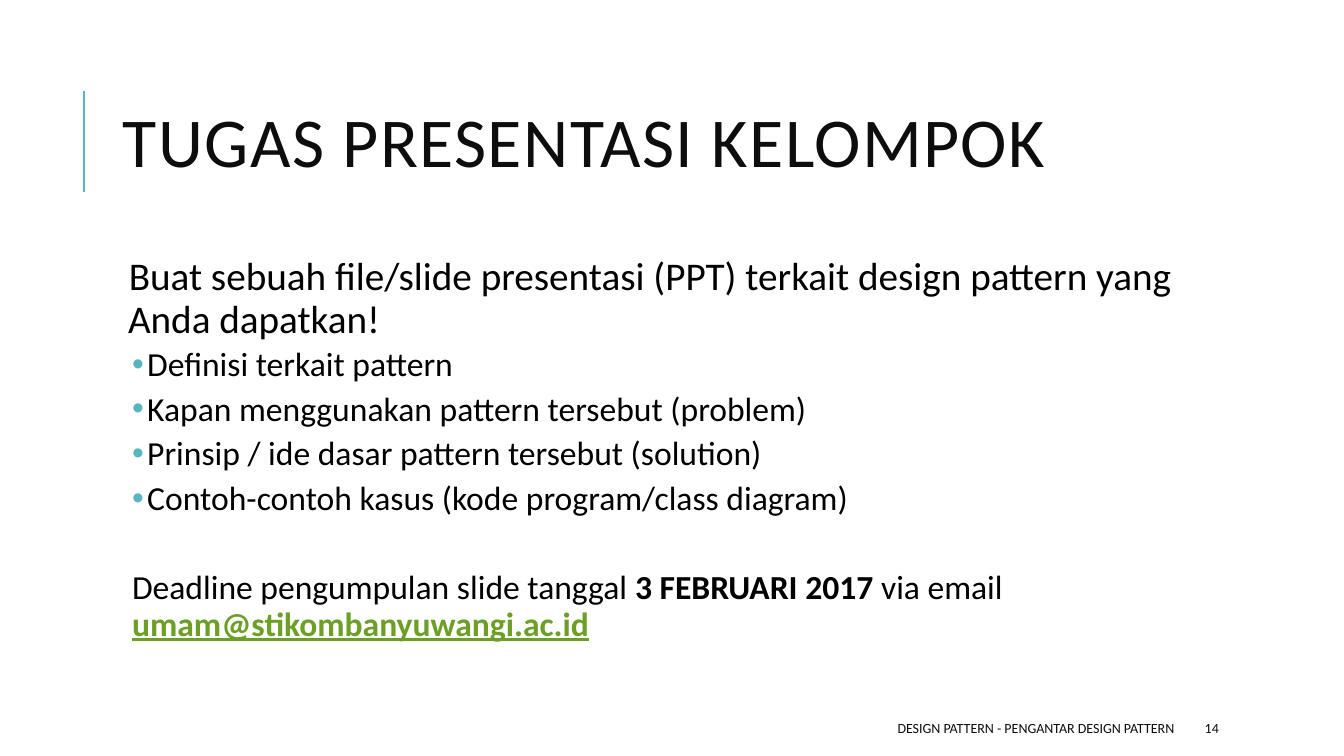
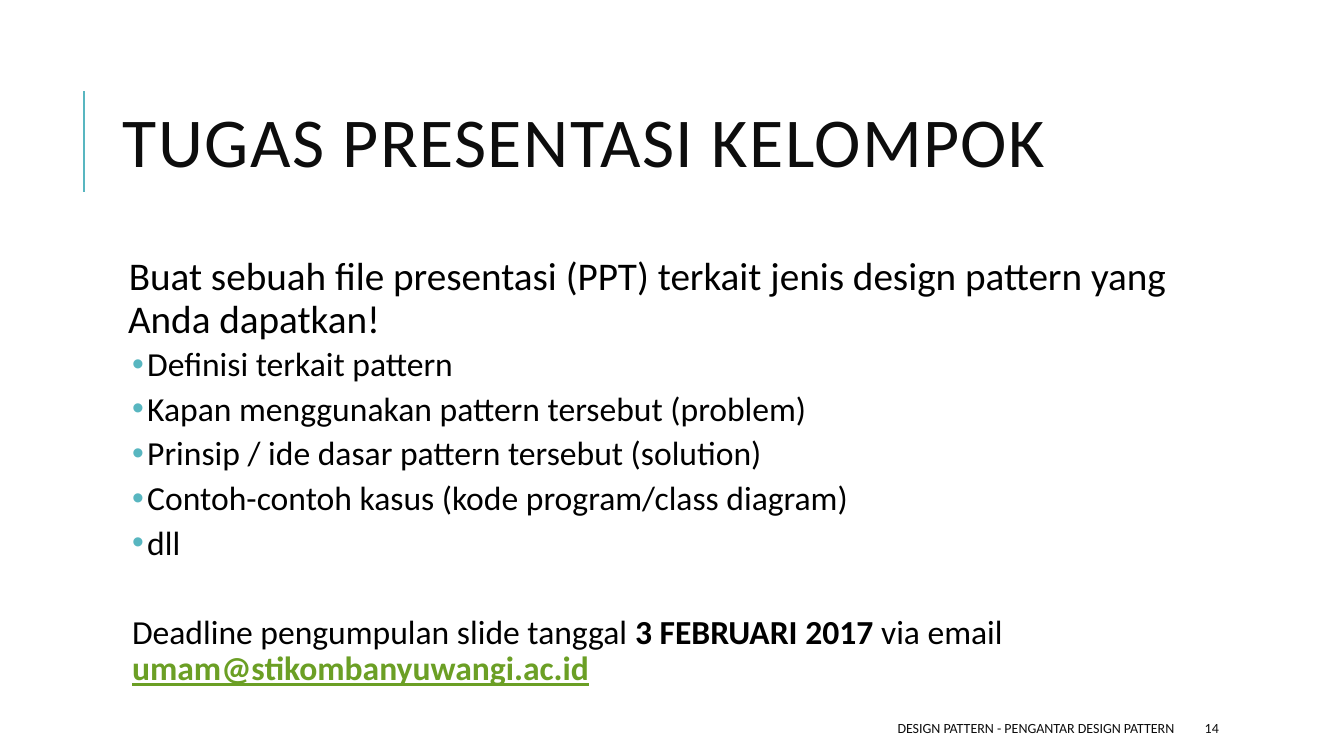
Before and after one commit to ksatria/MK-Design-Pattern, a slide deck: slide 14 of PPT/Design Pattern 1 - Pengantar Design Pattern.pptx. Drawn at 1344x756 pixels with LibreOffice and Linux fonts; fonts in the diff are those of the drawing. Boxes give left, top, right and bottom in pixels: in the first picture for what was removed or moved away, otherwise in the second. Text is boxed around its words. In the diff, an @@ line names an element or a change of style, - is before the commit and + after.

Commit message:
Update PPT

```diff
--- a/PPT/Design Pattern 1 - Pengantar Design Pattern.pptx
+++ b/PPT/Design Pattern 1 - Pengantar Design Pattern.pptx
@@ text at box(128, 261, 1166, 340): text changed @@
-  Buat sebuah file/slide presentasi (PPT) terkait design pattern yang Anda dapatkan!
+  Buat sebuah file presentasi (PPT) terkait jenis design pattern yang Anda dapatkan!
@@ text at box(147, 531, 180, 556): paragraph added @@
+  • dll
```
Also in this commit, not shown: 1 other slide changed, 1 other file.
